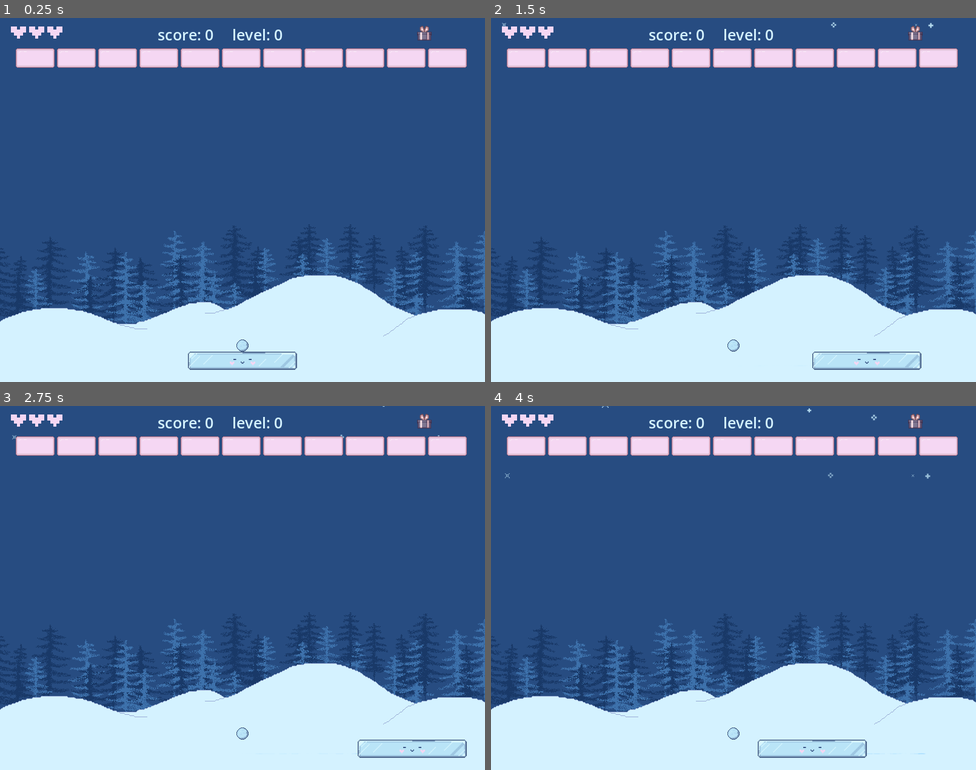
Above: before the commit, frames 1-4 (two rows, left to right).
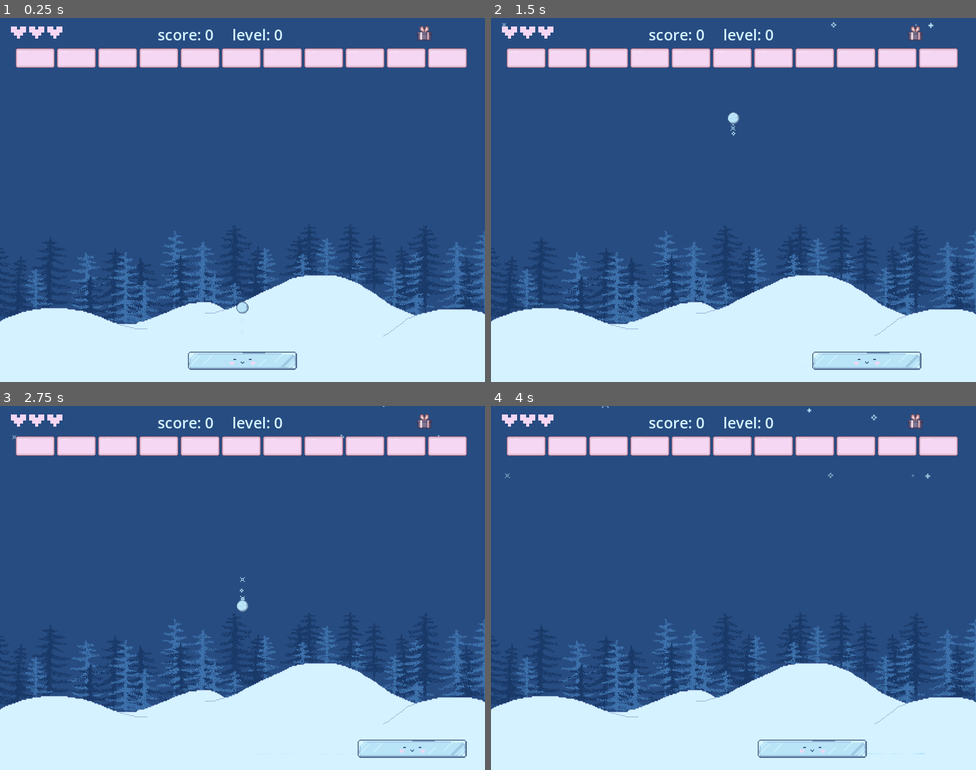
Above: after the commit, the same moments.

Repository: aysieelf/Snow-Break
Game: Godot game, scene res://levels/scenes/main_scene.tscn
The game is run twice, just before and just after one commit, with the same random seed, the same clock (stepped at 60 frames per second) and the same inputs.
Inputs (mouse positions are in pixels of both pictures, inside the frame that each line leads up to):
- Up to frame 1 (0.25 s): no input
- Up to frame 2 (1.5 s): move the mouse to (840, 181) at 0.52 s; hold Right (move_right) 0.53-1.28 s; click (840, 181) at 0.67 s; move the mouse to (636, 218) at 1.27 s; hold A (move_left) from 1.28 s (still down)
- Up to frame 3 (2.75 s): move the mouse to (291, 507) at 2.02 s; release A (move_left) at 2.03 s; hold Right (move_right) from 2.03 s (still down)
- Up to frame 4 (4 s): move the mouse to (709, 660) at 2.77 s; click (709, 660) at 2.92 s; move the mouse to (879, 642) at 3.52 s; release Right (move_right) at 3.53 s; hold A (move_left) from 3.53 s (still down)

The runs differ from the first frame. In frame 1, 0.1% of the frame differs, in the area x 48-52%, y 77-92%; in frame 2, 0.1%; in frame 3, 0.1%, in the area x 48-52%, y 47-92%; in frame 4, less than 0.1%.

Commit message:
update: snowball_char.tscn - add detection for collisions

Diff:
--- a/winter-splinter/levels/scenes/gameplay/snowball_char.tscn
+++ b/winter-splinter/levels/scenes/gameplay/snowball_char.tscn
@@ -20,6 +20,12 @@
 		velocity = direction * speed
 		move_and_slide()
 
+		for i in get_slide_collision_count():
+			var collision = get_slide_collision(i)
+			var normal = collision.get_normal()
+
+			direction = direction.bounce(normal)
+
 
 
 func launch():
@@ -27,7 +33,7 @@
 
 func reset_ball():
 	position = Constants.BALL_POS
-	is_moving = false
+	is_moving = true
 	direction = Constants.BALL_INIT_VECTOR
 "
 
